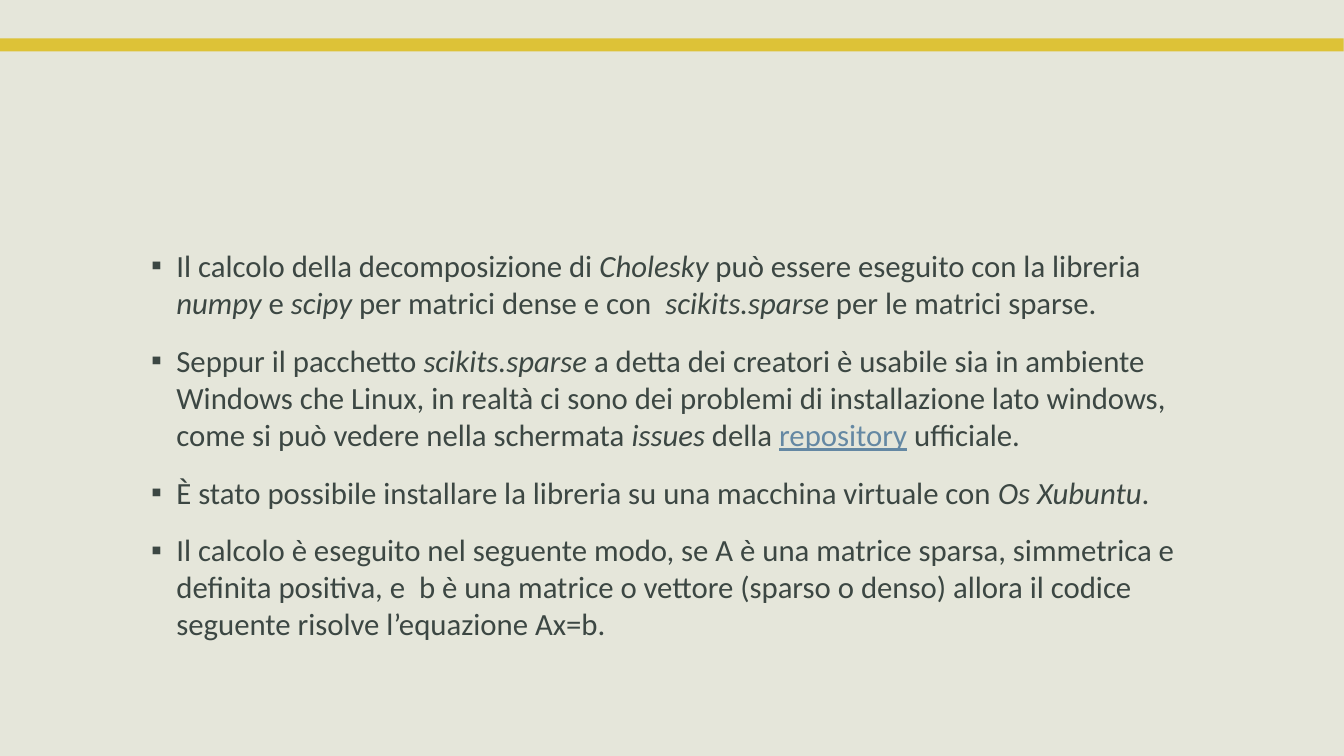
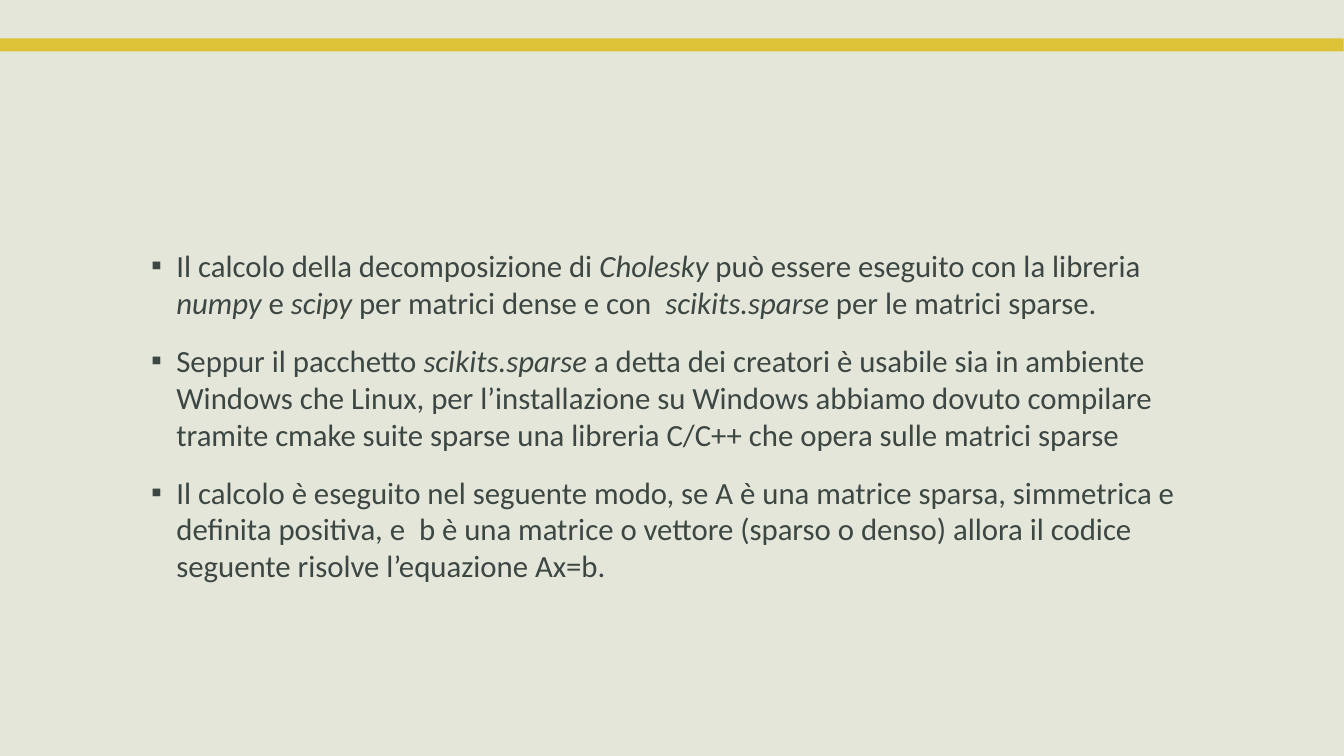
Before and after one commit to okamiRvS/Cholesky-Computing, a slide deck: slide 6 of final results/Relazione.pptx. Drawn at 1344x756 pixels with LibreOffice and Linux fonts; fonts in the diff are those of the drawing; background and template pictures are left out. Boxes give left, top, right and bottom in pixels: in the first picture for what was removed or moved away, otherwise in the second. Text is boxed around its words. In the diff, an @@ line names an element or a change of style, - is before the commit and + after.

```diff
--- a/final results/Relazione.pptx
+++ b/final results/Relazione.pptx
@@ text at [176, 350, 1152, 451]: text changed @@
-▪ Seppur il pacchetto scikits.sparse a detta dei creatori è usabile sia in ambiente Windows che Linux, in realtà ci sono dei problemi di installazione lato windows, come si può vedere nella schermata issues della repository ufficiale.
-▪ È stato possibile installare la libreria su una macchina virtuale con Os Xubuntu.
+▪ Seppur il pacchetto scikits.sparse a detta dei creatori è usabile sia in ambiente Windows che Linux, per l’installazione su Windows abbiamo dovuto compilare tramite cmake suite sparse una libreria C/C++ che opera sulle matrici sparse
```
Also in this commit, not shown: 5 other slides changed, 2 other files.
